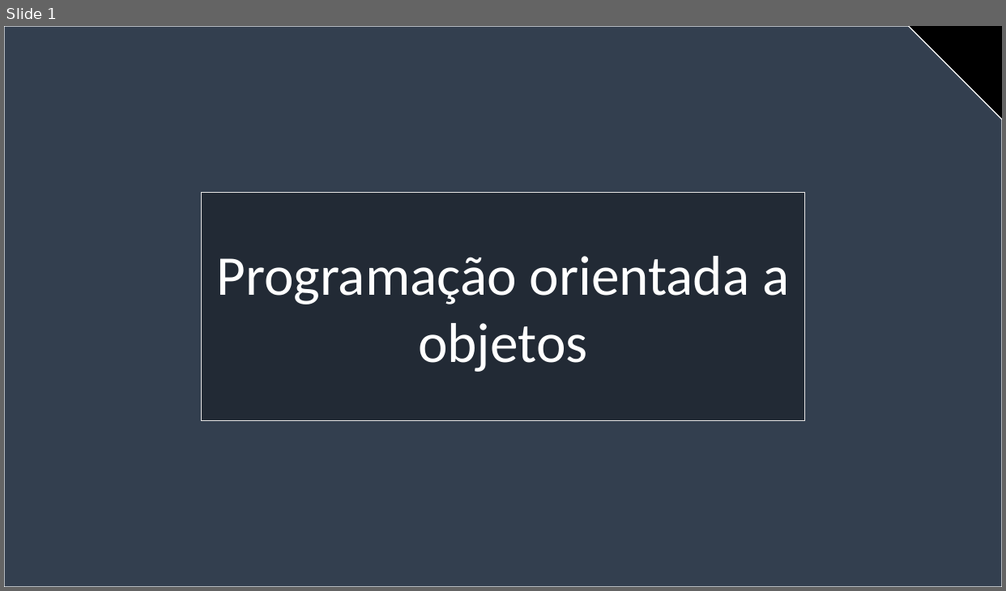
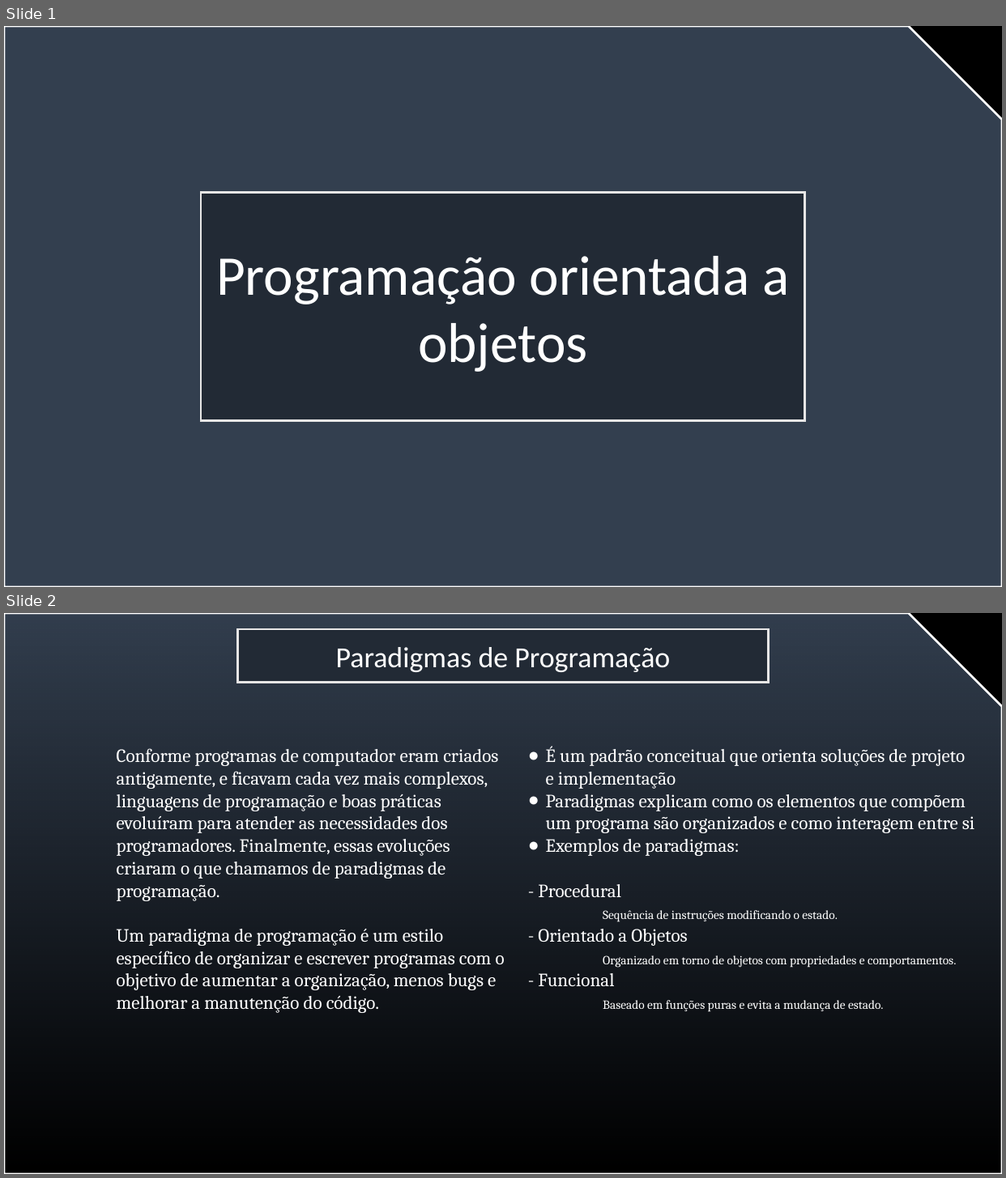
Before and after one commit to jorgevendramini/Aula_OOP, a slide deck: slide aula invertida atualizado(1).pptx. Shown one above the other, each under a label of ours: slide 1 before the commit, slides 1 and 2 after it. The pictures are 1006x591 and 1006x1178 pixels, drawn with LibreOffice and Linux fonts; fonts in the diff are those of the drawing. Boxes give left, top, right and bottom in pixels: in the first picture for what was removed or moved away, otherwise in the second. Text is boxed around its words. In the diff, an @@ line names an element or a change of style, - is before the commit and + after.

```diff
--- a/slide aula invertida atualizado(1).pptx
+++ b/slide aula invertida atualizado(1).pptx
@@ slide 2 added at <box>4,613,1002,1174</box>, background #000000 @@
@@ snip rect added at <box>4,613,1002,1174</box>, fill gradient #333F4F, outline #FFFFFF 2 pt @@
@@ rectangle added at <box>237,629,769,683</box>, fill #222A35, outline #E7E6E6 2 pt, 28 pt, text #FFFFFF @@
+Paradigmas de Programação
@@ text added at <box>117,748,505,1013</box>, 18 pt, text #FFFFFF @@
+Conforme programas de computador eram criados antigamente, e ficavam cada vez mais complexos, linguagens de programação e boas práticas evoluíram para atender as necessidades dos programadores. Finalmente, essas evoluções criaram o que chamamos de paradigmas de programação.
+Um paradigma de programação é um estilo específico de organizar e escrever programas com o objetivo de aumentar a organização, menos bugs e melhorar a manutenção do código.
@@ text added at <box>538,746,974,1012</box>, 18 pt, text #FFFFFF @@
+● É um padrão conceitual que orienta soluções de projeto e implementação
+● Paradigmas explicam como os elementos que compõem um programa são organizados e como interagem entre si
+● Exemplos de paradigmas:
+- Procedural
+Sequência de instruções modificando o estado.
+- Orientado a Objetos
+Organizado em torno de objetos com propriedades e comportamentos.
+- Funcional
+Baseado em funções puras e evita a mudança de estado.
@@ slide 1 changed as well @@
@@ snip rect at <box>4,26,1002,587</box>: outline #FFFFFF 1 pt to #FFFFFF 2 pt; proportions changed @@
```
Also in this commit, not shown: 12 other slides changed, 11 other slides added.
